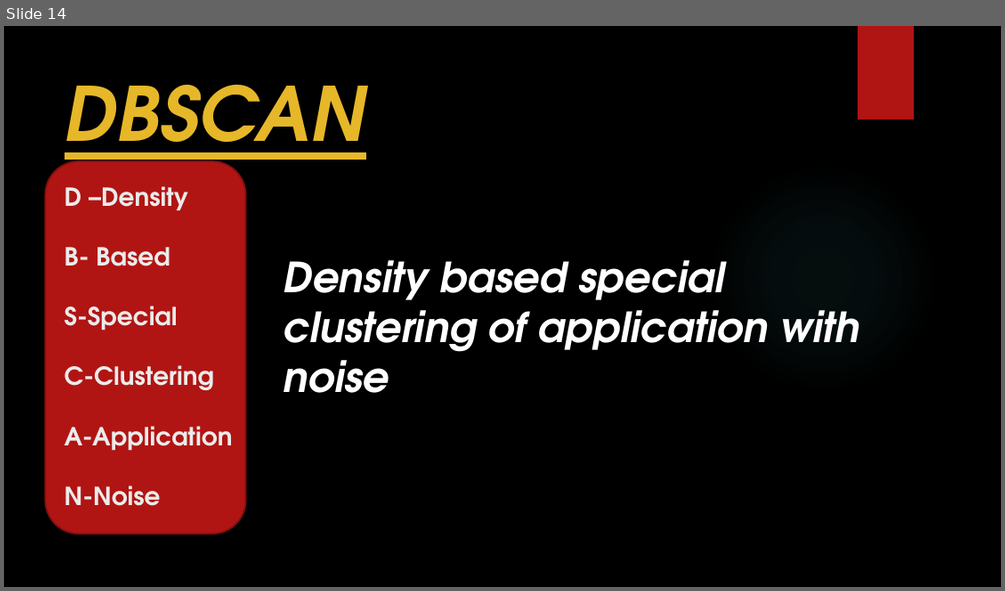
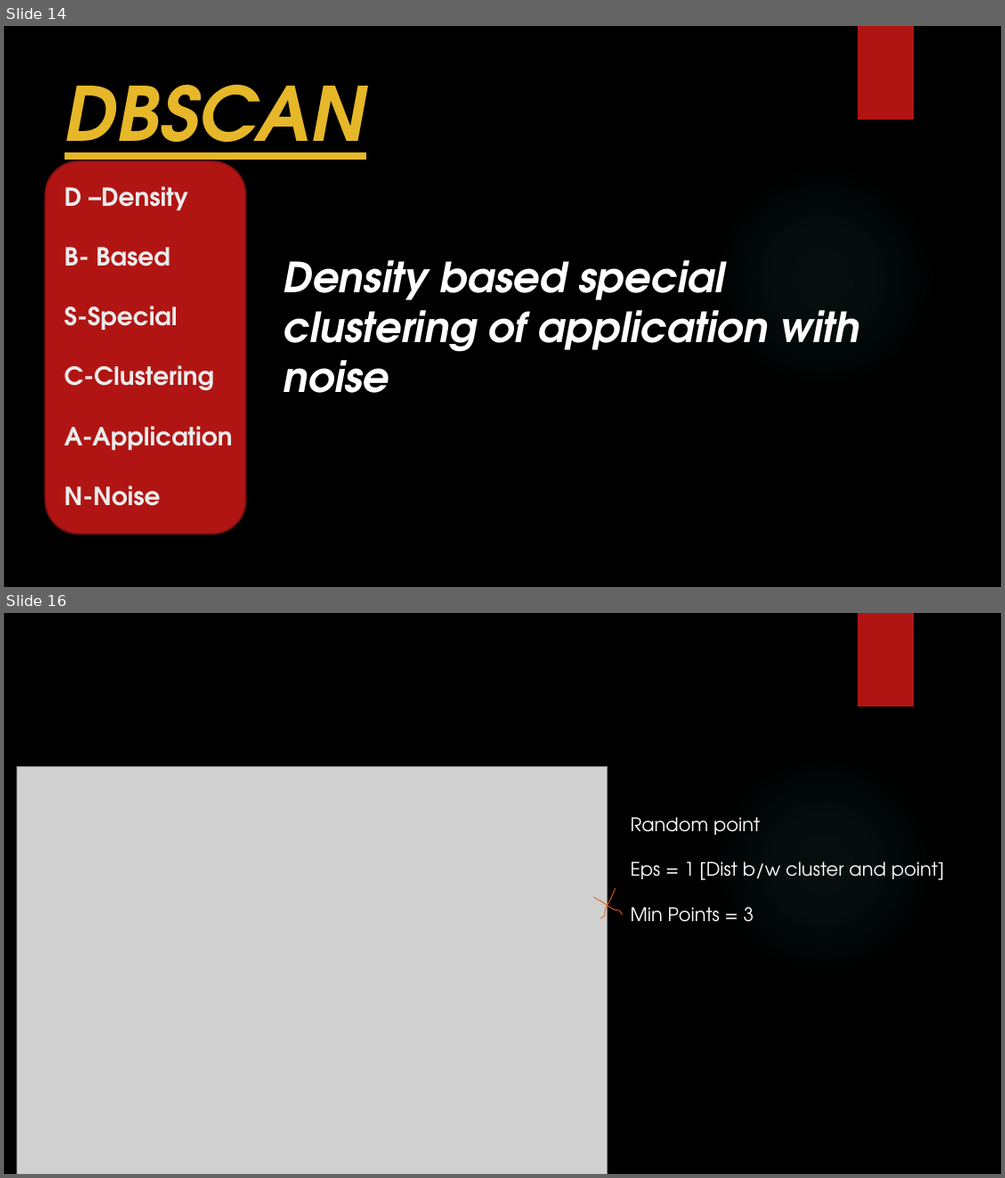
Before and after one commit to Iant011/Unsupervised_Semi, a slide deck: Clustring.pptx. Shown one above the other, each under a label of ours: slide 14 before the commit, slides 14 and 16 after it; the slides between them are not shown. The pictures are 1005x591 and 1005x1178 pixels, drawn with LibreOffice and Linux fonts; fonts in the diff are those of the drawing; grey boxes stand for pictures; background and template pictures are left out. Boxes give left, top, right and bottom in pixels: in the first picture for what was removed or moved away, otherwise in the second. Text is boxed around its words. In the diff, an @@ line names an element or a change of style, - is before the commit and + after.

```diff
--- a/Clustring.pptx
+++ b/Clustring.pptx
@@ slide 16 added at bbox=[4, 613, 1001, 1174], background picture (left out); not listed: 2 template elements that a slide beside it also shows @@
@@ picture added at bbox=[16, 766, 607, 1174] @@
@@ text added at bbox=[631, 817, 944, 922], 18 pt, text #FFFFFF @@
+Random point
+Eps = 1 [Dist b/w cluster and point]
+Min Points = 3
@@ freeform shape added at bbox=[594, 897, 623, 915], outline #EA6312 0.75 pt @@
@@ freeform shape added at bbox=[599, 889, 618, 918], outline #EA6312 0.75 pt @@
```
Also in this commit, not shown: 7 other slides added.
